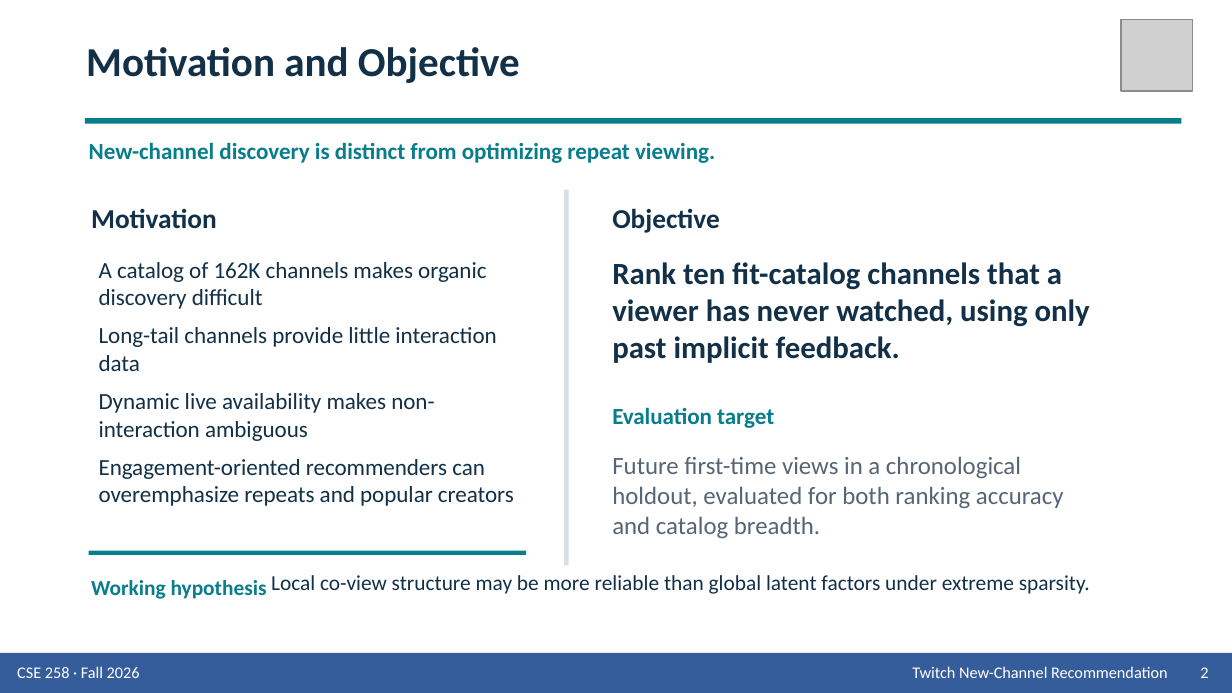
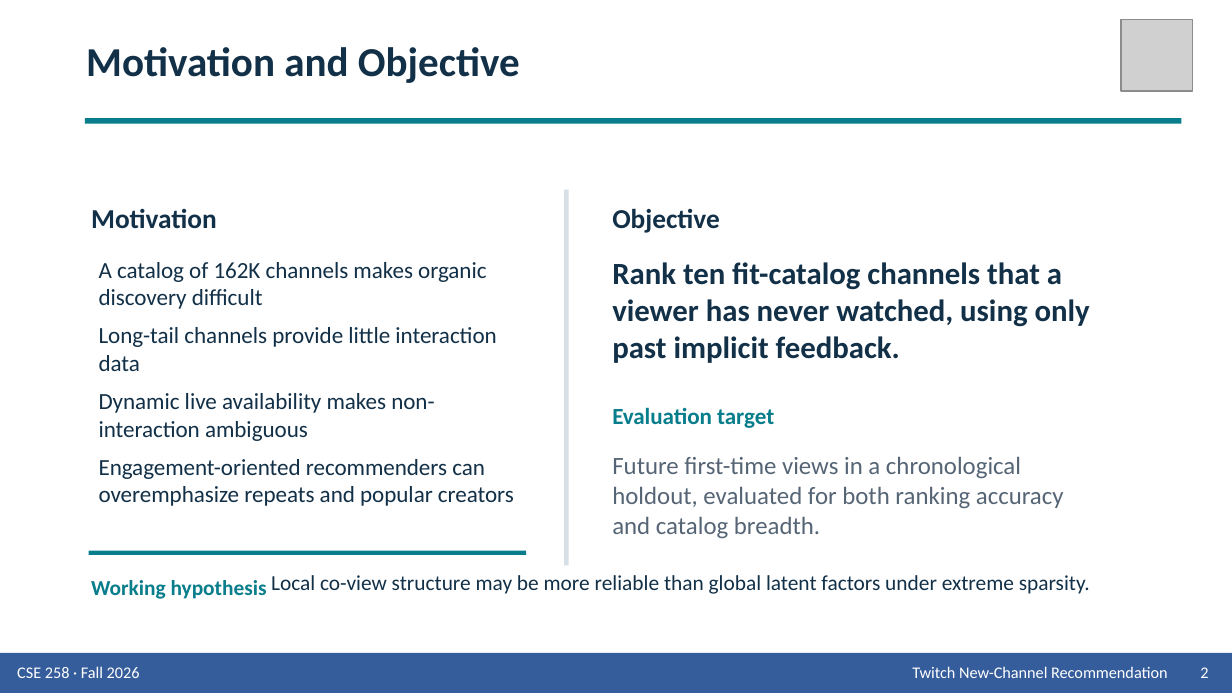
Before and after one commit to Wen-Chieh-Lo/You-know-who-did-God-did-, a slide deck: slide 2 of presentation/Group_9_Presentation_Twitch.pptx. Drawn at 1232x693 pixels with LibreOffice and Linux fonts; fonts in the diff are those of the drawing; grey boxes stand for pictures. Boxes give left, top, right and bottom in pixels: in the first picture for what was removed or moved away, otherwise in the second. Text is boxed around its words. In the diff, an @@ line names an element or a change of style, - is before the commit and + after.

```diff
--- a/presentation/Group_9_Presentation_Twitch.pptx
+++ b/presentation/Group_9_Presentation_Twitch.pptx
@@ text removed at (89,142,715,163) @@
-New-channel discovery is distinct from optimizing repeat viewing.
```
Also in this commit, not shown: 11 other slides changed, 2 slides added, 1 slide removed, 2 other files.
